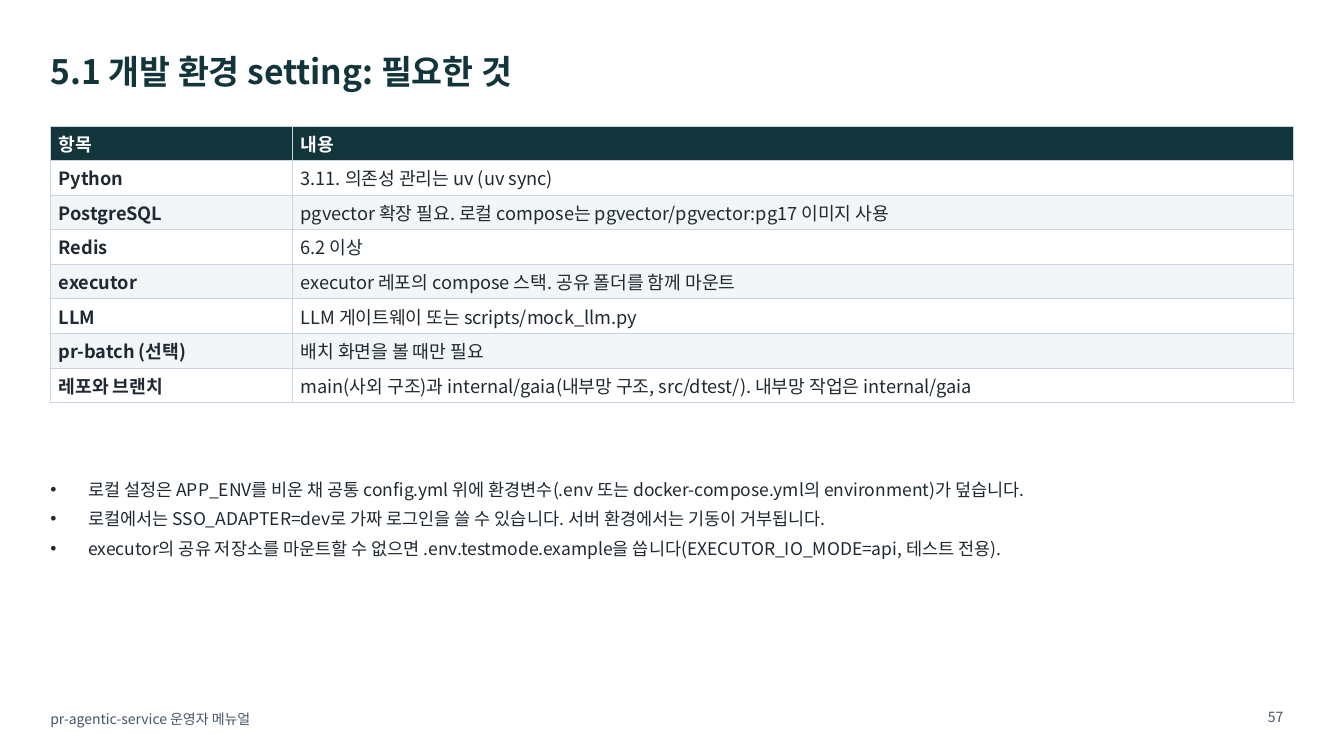
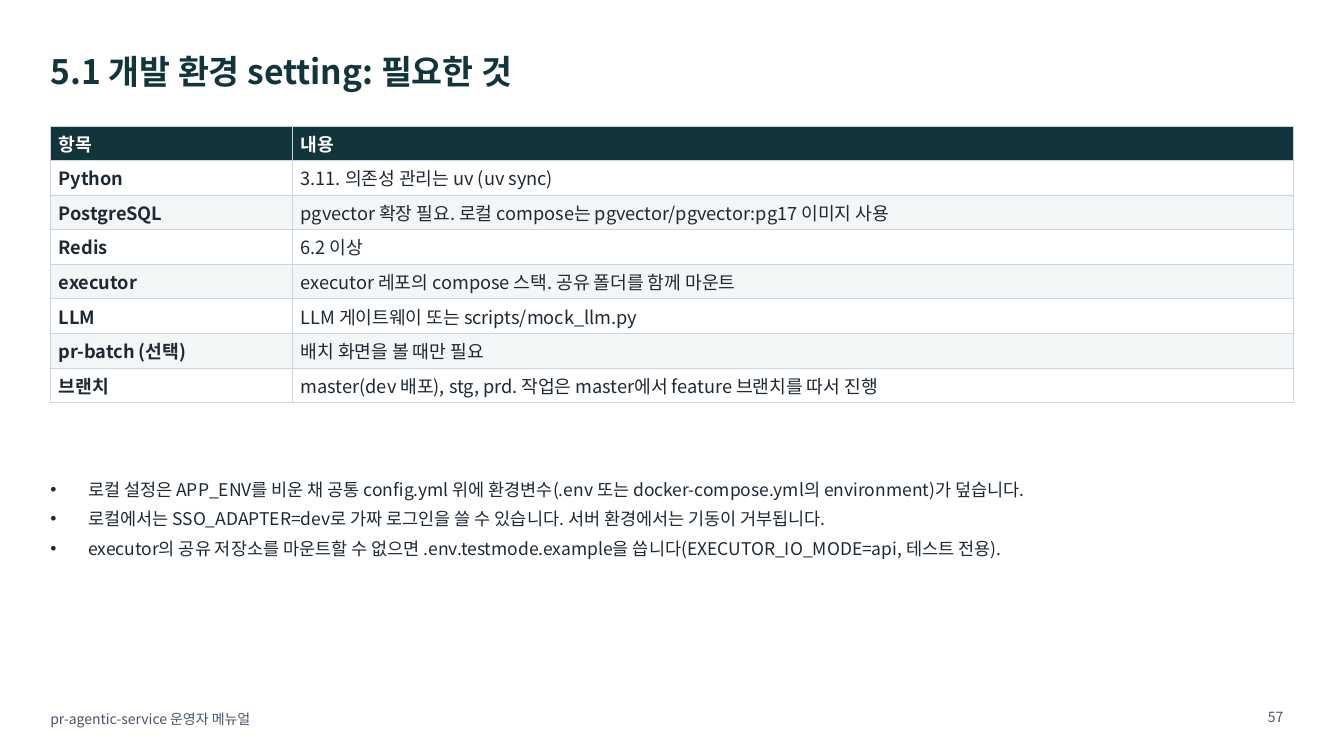
Before and after one commit to KimHwaJin/pr-agentic-service, a slide deck: slide 57 of docs/deliverables/08-operator-manual.pptx. Drawn at 1344x756 pixels with LibreOffice and Linux fonts; fonts in the diff are those of the drawing. Boxes give left, top, right and bottom in pixels: in the first picture for what was removed or moved away, otherwise in the second. Text is boxed around its words. In the diff, an @@ line names an element or a change of style, - is before the commit and + after.

```diff
--- a/docs/deliverables/08-operator-manual.pptx
+++ b/docs/deliverables/08-operator-manual.pptx
@@ table at [50,126,1294,402] @@
-row 8, column 1: 레포와 브랜치
+row 8, column 1: 브랜치
-row 8, column 2: main(사외 구조)과 internal/gaia(내부망 구조, src/dtest/). 내부망 작업은 internal/gaia
+row 8, column 2: master(dev 배포), stg, prd. 작업은 master에서 feature 브랜치를 따서 진행
```
Also in this commit, not shown: 7 other slides changed, 1 slide added, 12 other files.
